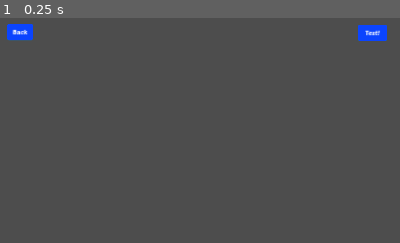
Above: before the commit, frame 1.
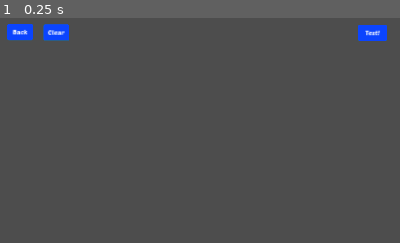
Above: after the commit, the same moment.

Repository: jacob-grahn/platform-racing-4
Game: Godot game, scene res://pages/editor/Editor.tscn
Two runs of this game, one before a commit and one after it. Both use one fixed random seed, a clock stepped at 60 frames per second and the inputs below. This scene is started directly instead of the project's main scene.
Inputs:
- Up to frame 1 (0.25 s): no input
The pictures show only the part of the screen within x 0-50%, y 0-50%; the shares and areas given below are measured in that part.

The runs differ from the first frame. In frame 1, 0.5% of the frame differs, in the area x 10-18%, y 2-11%.

Commit message:
editor persists your level, added a clear button, rotate block is a wip

Diff:
--- a/client/character/Character.gd
+++ b/client/character/Character.gd
@@ -1,7 +1,7 @@
 extends CharacterBody2D
 
 const SPEED = 1000.0
-const JUMP_VELOCITY = -1600.0
+const JUMP_VELOCITY = Vector2(0, -1600.0)
 const TRACTION = 2500
 const FRICTION = 0.1
 const LIGHTBREAK_SPEED = 200000.0
@@ -16,13 +16,17 @@
 @onready var area = $Area
 
 # Get the gravity from the project settings to be synced with RigidBody nodes.
-var gravity = ProjectSettings.get_setting("physics/2d/default_gravity")
+var gravity: Vector2 = Vector2(0, ProjectSettings.get_setting("physics/2d/default_gravity"))
+var gravity_rotated: Vector2 = gravity.rotated(rotation)
+var base_up_direction = Vector2(0, -1)
 var active = false
 var control_vector: Vector2
 var crouched = false
 var game: Node2D
 var previous_velocity = Vector2(0 , 0)
 var last_collision: KinematicCollision2D
+var target_rotation: float = 0
+var rotate_speed: float = 0.05
 
 # Lightbreak
 var lightbreak_direction: Vector2 = Vector2(0, 0)
@@ -64,28 +68,36 @@
 	if lightbreak_windup > 0:
 		crouched = true
 
+	# Rotate
+	if rotation != target_rotation:
+		# print("rotation: " + str(rotation) + ", target_rotation: " + str(target_rotation))
+		var rotation_dist = clamp(rotation - target_rotation, -rotate_speed, rotate_speed)
+		rotation -= rotation_dist
+		gravity_rotated = gravity.rotated(rotation)
+		up_direction = base_up_direction.rotated(rotation)
+
 	# Add the gravity.
 	if not is_on_floor():
-		velocity.y += gravity * delta
+		velocity += gravity_rotated * delta
 
 	# Inputs
 	control_vector = Input.get_vector("left", "right", "up", "down")
 
 	# Handle jump.
-	if Input.is_action_pressed("jump") and is_on_floor() and velocity.y > JUMP_VELOCITY * 0.75:
-		velocity.y += JUMP_VELOCITY
+	if Input.is_action_pressed("jump") and is_on_floor() and velocity.rotated(-rotation).y > JUMP_VELOCITY.y * 0.75:
+		velocity += JUMP_VELOCITY.rotated(rotation)
 
 	# Lame super jump
-	if Input.is_action_pressed("down") and is_on_floor() and velocity.y > JUMP_VELOCITY * 0.75:
-		velocity.y += JUMP_VELOCITY * 1.5
+	if Input.is_action_pressed("down") and is_on_floor() and velocity.rotated(-rotation).y > JUMP_VELOCITY.y * 0.75:
+		velocity += JUMP_VELOCITY.rotated(rotation) * 1.5
 
 	# Move left / right
-	var target_speed = control_vector.x * SPEED
+	var target_velocity = Vector2(control_vector.x * SPEED, velocity.rotated(-rotation).y).rotated(rotation)
 	if control_vector.x != 0:
-		if (target_speed > 0 && target_speed > velocity.x) || target_speed < 0 && target_speed < velocity.x:
-			velocity.x = move_toward(velocity.x, target_speed, delta * TRACTION)
-	else:
-		velocity.x = move_toward(velocity.x, 0, delta * TRACTION * 0.8)
+		if (target_velocity.length() > velocity.length()):
+			velocity = velocity.move_toward(target_velocity, delta * TRACTION)
+	else:
+		velocity = velocity.move_toward(target_velocity, delta * TRACTION * 0.8)
 
 	# Add friction
 	velocity = velocity * (1 - (FRICTION * delta))
@@ -149,7 +161,7 @@
 			sun_particles.emitting = true
 
 	# use crouch hitbox if not moving up
-	if velocity.y >= 0:
+	if velocity.rotated(-rotation).y >= 0:
 		crouched = true
 
 	# change hitbox if crouched
--- a/client/character/Character.tscn
+++ b/client/character/Character.tscn
@@ -118,6 +118,7 @@
 
 [node name="Camera" type="Camera2D" parent="."]
 position = Vector2(0, 44)
+ignore_rotation = false
 zoom = Vector2(0.1, 0.1)
 
 [node name="Light" type="PointLight2D" parent="."]
--- a/client/layers/Layers.gd
+++ b/client/layers/Layers.gd
@@ -4,3 +4,8 @@
 func init(tiles: Tiles) -> void:
 	for layer in get_children():
 		layer.init(tiles)
+
+
+func clear() -> void:
+	for layer in get_children():
+		layer.queue_free()
--- a/client/pages/editor/Editor.gd
+++ b/client/pages/editor/Editor.gd
@@ -2,8 +2,19 @@
 class_name Editor
 
 var tiles: Tiles = Tiles.new()
+var save_dir: String = "user://editor"
+var save_file_path: String = save_dir + "/current-level.json"
+var default_level: Dictionary = {
+	"layers": [{
+		"name": "L1",
+		"chunks": [],
+		"rotation": 0,
+		"depth": 10
+	}]
+}
 @onready var back = $UI/Back
 @onready var test = $UI/Test
+@onready var clear = $UI/Clear
 @onready var level_encoder = $LevelEncoder
 @onready var level_decoder = $LevelDecoder
 @onready var editor_menu = $UI/EditorMenu
@@ -16,17 +27,15 @@
 	Jukebox.play_url("https://tunes.platformracing.com/noodletown-4-remake-by-damon-bass.mp3")
 	back.connect("pressed", _on_back_pressed)
 	test.connect("pressed", _on_test_pressed)
+	clear.connect("pressed", _on_clear_pressed)
 	if Editor.current_level:
 		level_decoder.decode(Editor.current_level)
 	else:
-		level_decoder.decode({
-			"layers": [{
-				"name": "L1",
-				"chunks": [],
-				"rotation": 0,
-				"depth": 10
-			}]
-		})
+		var saved_level = _load_from_file()
+		if saved_level:
+			level_decoder.decode(saved_level)
+		else:
+			level_decoder.decode(default_level)
 
 	tiles.init_defaults()
 	layers.init(tiles)
@@ -34,10 +43,43 @@
 
 func _on_back_pressed():
 	Editor.current_level = level_encoder.encode()
+	_save_to_file(Editor.current_level)
 	Helpers.set_scene("TITLE")
 
 
 func _on_test_pressed():
 	Editor.current_level = level_encoder.encode()
+	_save_to_file(Editor.current_level)
 	var tester = Helpers.set_scene("TESTER")
 	tester.init(Editor.current_level)
+
+
+func _on_clear_pressed():
+	layers.clear()
+	tiles.clear()
+	Editor.current_level = default_level
+	await get_tree().create_timer(1.0).timeout
+	level_decoder.decode(default_level)
+	layers.init(tiles)
+
+
+func _save_to_file(level: Dictionary):
+	# ensure directory exists
+	if (!DirAccess.dir_exists_absolute(save_dir)):
+		DirAccess.make_dir_absolute(save_dir)
+
+	# save level to disk
+	var file = FileAccess.open(save_file_path, FileAccess.WRITE)
+	file.store_string(JSON.stringify(level))
+	file.close()
+
+
+func _load_from_file():
+	if not FileAccess.file_exists(save_file_path):
+		return
+
+	var file = FileAccess.open(save_file_path, FileAccess.READ)
+	var level = JSON.parse_string(file.get_as_text())
+	file.close()
+
+	return level
--- a/client/pages/editor/Editor.tscn
+++ b/client/pages/editor/Editor.tscn
@@ -41,6 +41,14 @@
 theme = ExtResource("8_t266g")
 text = "Test!"
 
+[node name="Clear" type="Button" parent="UI"]
+offset_left = 208.0
+offset_top = 30.0
+offset_right = 333.0
+offset_bottom = 110.0
+theme = ExtResource("8_t266g")
+text = "Clear"
+
 [node name="Back" type="Button" parent="UI"]
 offset_left = 34.0
 offset_top = 28.0
--- a/client/pages/editor/LevelDecoder.gd
+++ b/client/pages/editor/LevelDecoder.gd
@@ -15,6 +15,7 @@
 			decode_chunks(encoded_layer.chunks, layer.get_node("TileMap"))
 		if encoded_layer.get("objects"):
 			decode_lines(encoded_layer.objects, layer.get_node("Lines"))
+		print("Added layer: " + layer.name + " should be: " + encoded_layer.name )
 
 
 func decode_chunks(chunks: Array, tilemap: TileMap) -> void:
--- a/client/tiles/Tiles.gd
+++ b/client/tiles/Tiles.gd
@@ -25,8 +25,8 @@
 	map['19'] = Vanish.new()
 	map['20'] = Tile.new()
 	map['21'] = Tile.new()
-	map['22'] = Tile.new()
-	map['23'] = Tile.new()
+	map['22'] = RotateClockwise.new()
+	map['23'] = RotateCounterclockwise.new()
 	map['24'] = Tile.new()
 	map['25'] = Tile.new()
 	map['26'] = Tile.new()
--- /dev/null
+++ b/client/tiles/rotate/RotateClockwise.gd
@@ -0,0 +1,13 @@
+extends Tile
+class_name RotateClockwise
+
+
+func init():
+	matter_type = Tile.SOLID
+	bump.push_back(rotate_player_clockwise)
+
+
+func rotate_player_clockwise(player: Node2D, tilemap: Node2D, _coords: Vector2i) -> void:
+	player.target_rotation += PI / 2
+	if player.target_rotation > PI:
+		player.target_rotation -= PI * 2
--- /dev/null
+++ b/client/tiles/rotate/RotateCounterclockwise.gd
@@ -0,0 +1,13 @@
+extends Tile
+class_name RotateCounterclockwise
+
+
+func init():
+	matter_type = Tile.SOLID
+	bump.push_back(rotate_player_counterclockwise)
+
+
+func rotate_player_counterclockwise(player: Node2D, tilemap: Node2D, _coords: Vector2i) -> void:
+	player.target_rotation -= PI / 2
+	if player.target_rotation < PI:
+		player.target_rotation += PI * 2
